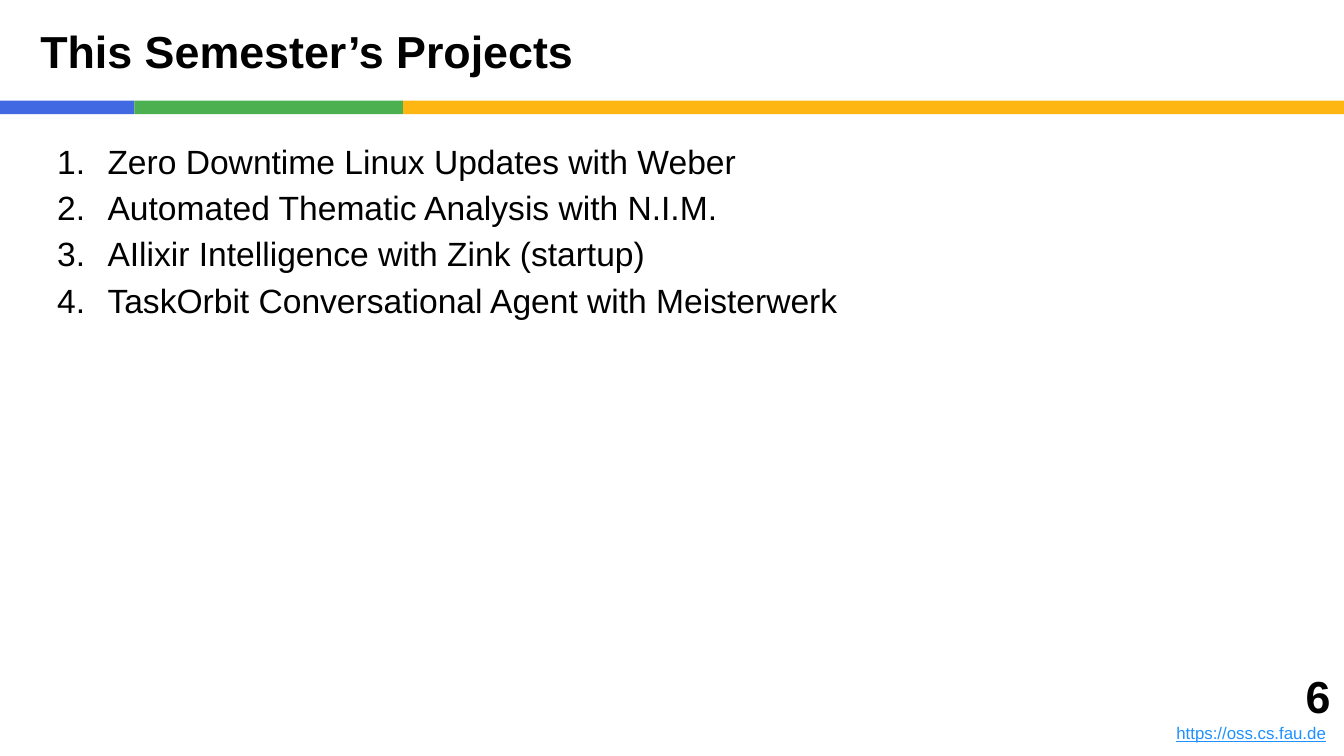
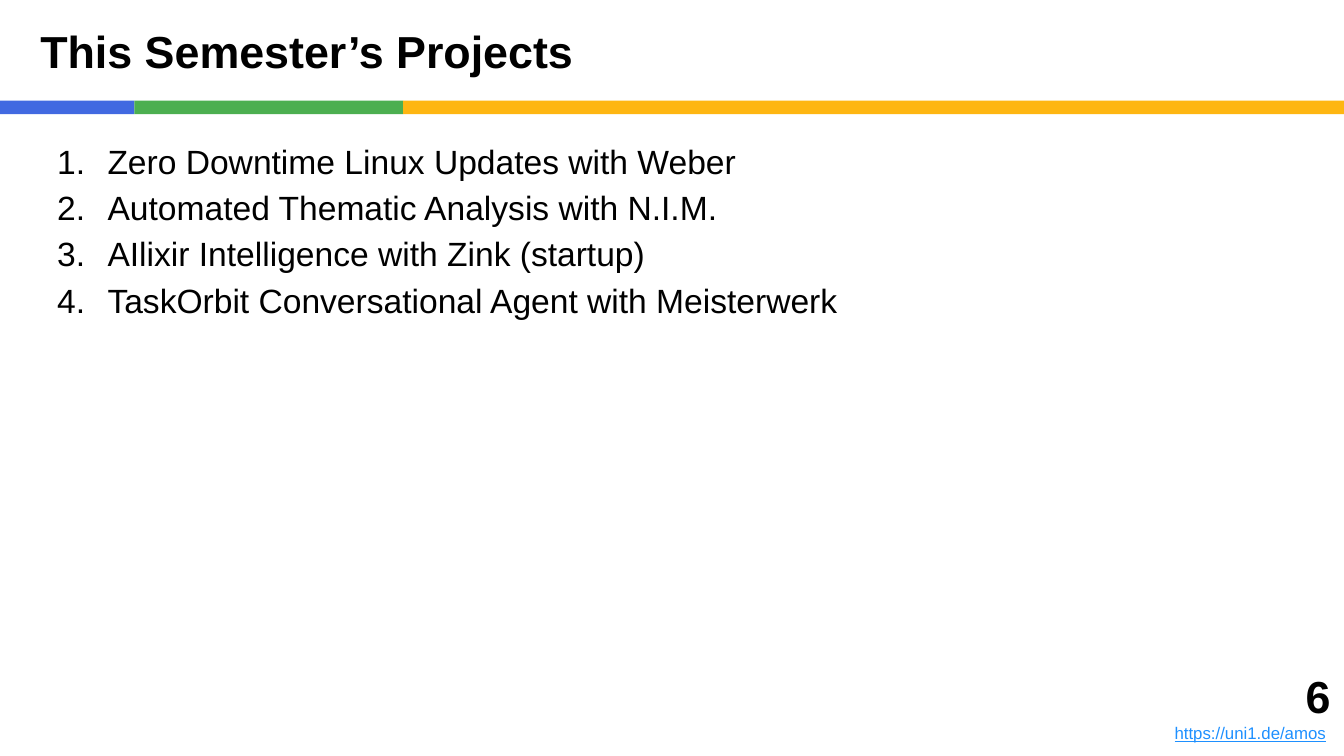
Before and after one commit to dirkriehle/amos-course, a slide deck: slide 6 of Lecture slides/AMOS A01 - Introduction.pptx. Drawn at 1344x756 pixels with LibreOffice and Linux fonts; fonts in the diff are those of the drawing. Boxes give left, top, right and bottom in pixels: in the first picture for what was removed or moved away, otherwise in the second. Text is boxed around its words. In the diff, an @@ line names an element or a change of style, - is before the commit and + after.

```diff
--- a/Lecture slides/AMOS A01 - Introduction.pptx
+++ b/Lecture slides/AMOS A01 - Introduction.pptx
@@ text at (1175, 726, 1326, 743): text changed @@
-https://oss.cs.fau.de
+https://uni1.de/amos
```
Also in this commit, not shown: 1 other slide changed, 5 other files.
